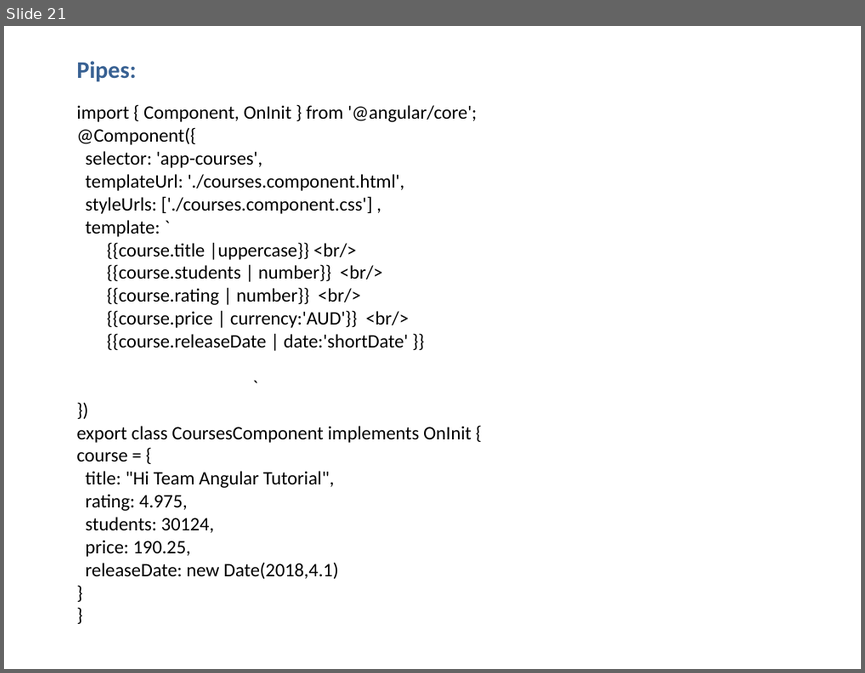
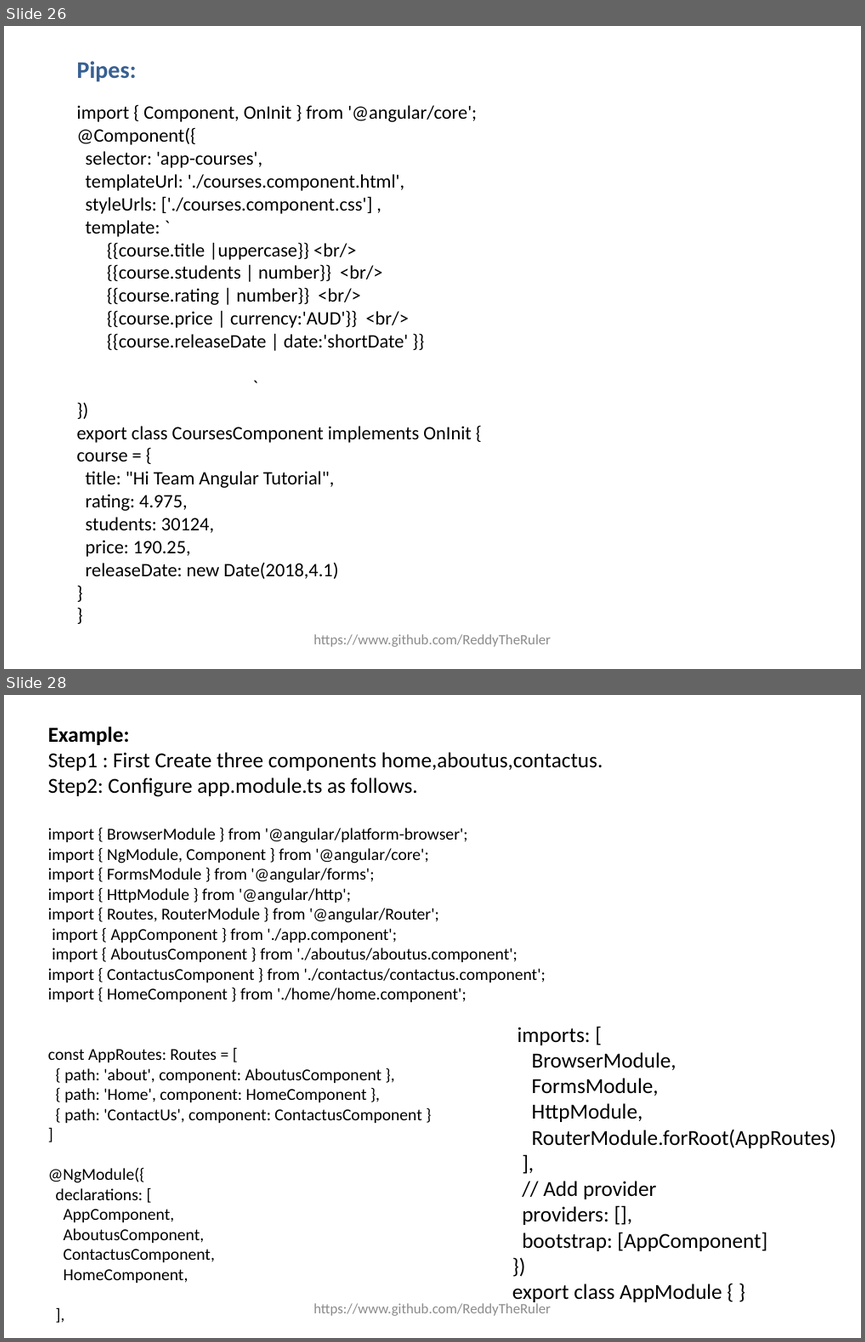
Before and after one commit to ReddyTheruler/Angular, a slide deck: Angular_PPT.pptx. Shown one above the other, each under a label of ours: slide 21 before the commit, slides 26 and 28 after it; the slides between them are not shown. The pictures are 865x673 and 865x1342 pixels, drawn with LibreOffice and Linux fonts; fonts in the diff are those of the drawing. Boxes give left, top, right and bottom in pixels: in the first picture for what was removed or moved away, otherwise in the second. Text is boxed around its words. In the diff, an @@ line names an element or a change of style, - is before the commit and + after.

```diff
--- a/Angular_PPT.pptx
+++ b/Angular_PPT.pptx
@@ slide 28 added at [4,695,861,1338], background #FFFFFF @@
@@ text added at [48,726,602,1282], 14 pt, text #000000 @@
+Example:
+Step1 : First Create three components home,aboutus,contactus.
+Step2: Configure app.module.ts as follows.
+import { BrowserModule } from '@angular/platform-browser';
+import { NgModule, Component } from '@angular/core';
+import { FormsModule } from '@angular/forms';
+import { HttpModule } from '@angular/http';
+import { Routes, RouterModule } from '@angular/Router';
+import { AppComponent } from './app.component';
+import { AboutusComponent } from './aboutus/aboutus.component';
+import { ContactusComponent } from './contactus/contactus.component';
+import { HomeComponent } from './home/home.component';
+const AppRoutes: Routes = [
+{ path: 'about', component: AboutusComponent },
+{ path: 'Home', component: HomeComponent },
+{ path: 'ContactUs', component: ContactusComponent }
+]
+@NgModule({
+declarations: [
+AppComponent,
+AboutusComponent,
+ContactusComponent,
+HomeComponent,
+],
@@ text added at [512,1027,836,1304], 18 pt, text #000000 @@
+imports: [
+BrowserModule,
+FormsModule,
+HttpModule,
+RouterModule.forRoot(AppRoutes)
+],
+// Add provider
+providers: [],
+bootstrap: [AppComponent]
+})
+export class AppModule { }
@@ text added at [313,1303,551,1315], 12 pt, text #8C8C8C @@
+https://www.github.com/ReddyTheRuler
@@ what was slide 21 is now slide 26 @@
@@ slide 26 changed as well @@
@@ text added at [313,634,551,646], 12 pt, text #8C8C8C @@
+https://www.github.com/ReddyTheRuler
```
Also in this commit, not shown: 20 other slides changed, 10 other slides added, 1 slide removed.
